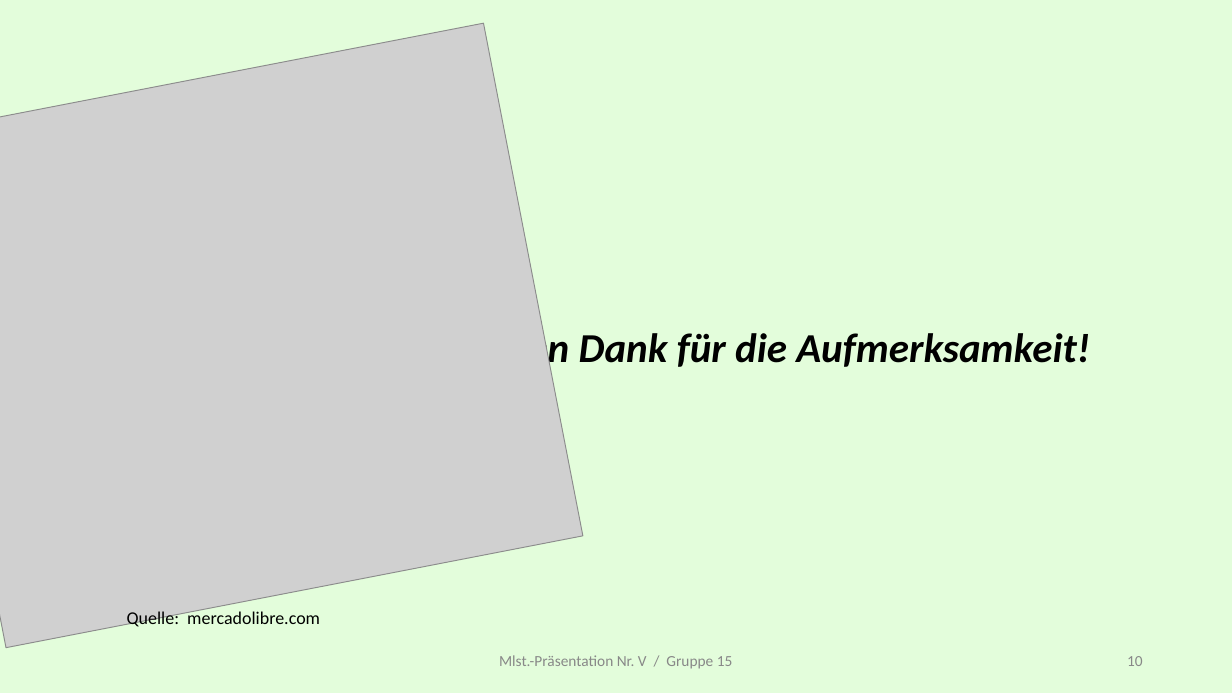
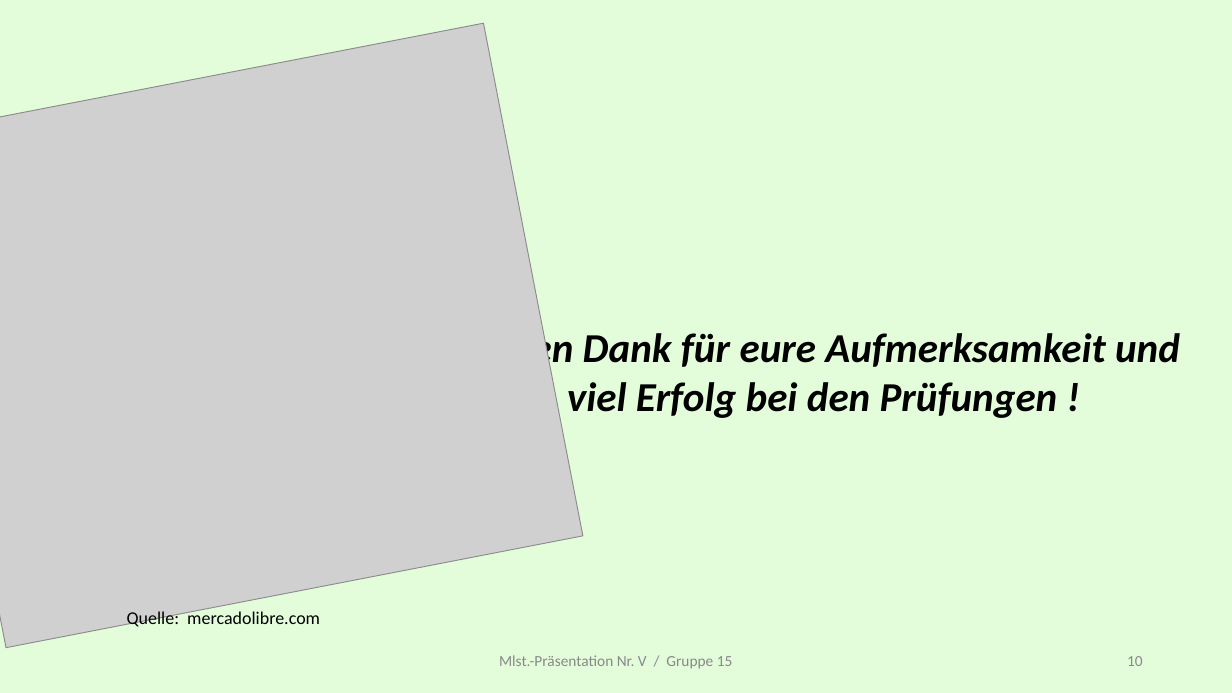
Before and after one commit to gjoyet/skipBo, a slide deck: slide 10 of 00_General/Presentation/MS 5/Presentation_Milestone_v_Master.pptx. Drawn at 1232x693 pixels with LibreOffice and Linux fonts; fonts in the diff are those of the drawing; grey boxes stand for pictures. Boxes give left, top, right and bottom in pixels: in the first picture for what was removed or moved away, otherwise in the second. Text is boxed around its words. In the diff, an @@ line names an element or a change of style, - is before the commit and + after.

```diff
--- a/00_General/Presentation/MS 5/Presentation_Milestone_v_Master.pptx
+++ b/00_General/Presentation/MS 5/Presentation_Milestone_v_Master.pptx
@@ text at bbox=[467, 329, 1180, 418]: text changed @@
-Vielen Dank für die Aufmerksamkeit!
+Vielen Dank für eure Aufmerksamkeit und viel Erfolg bei den Prüfungen !
```
Also in this commit, not shown: 2 other slides changed.
